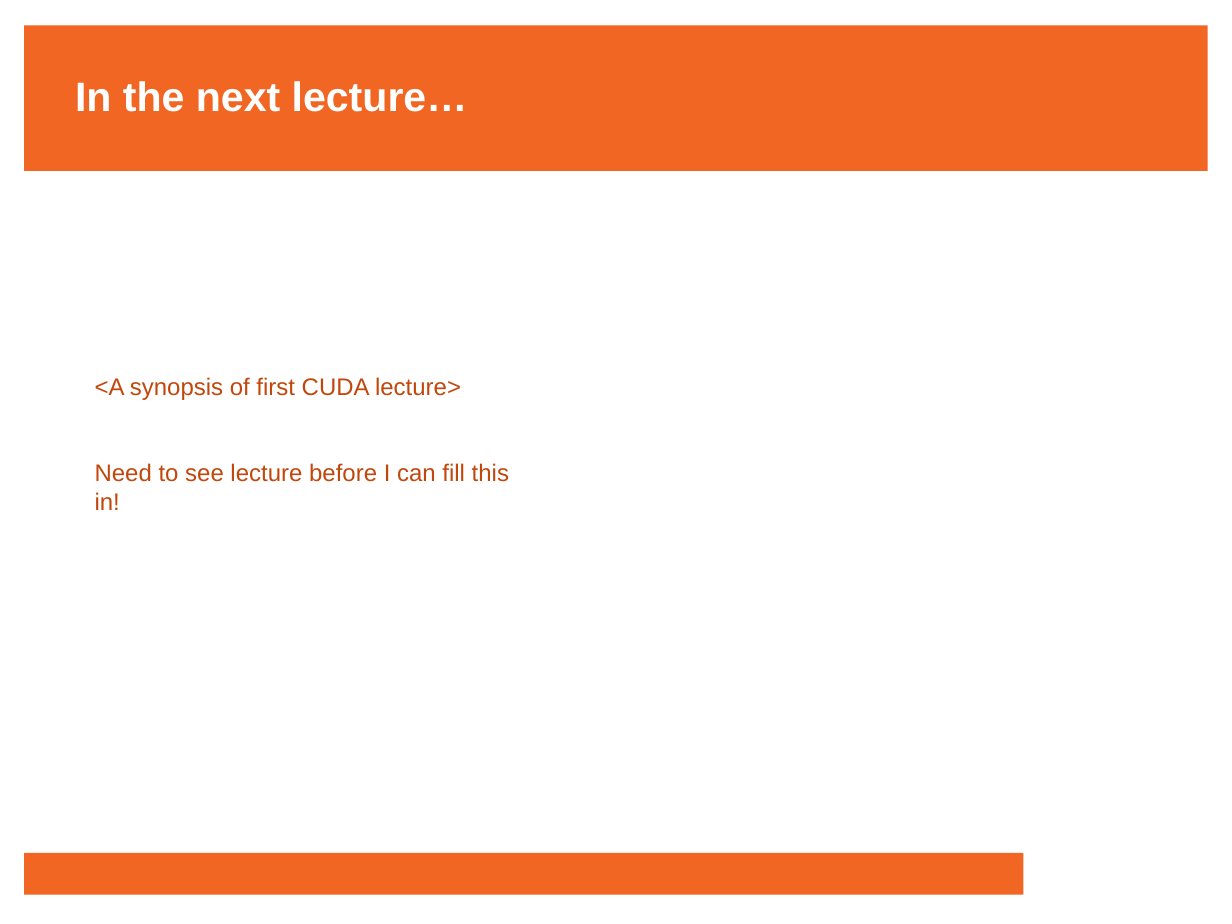
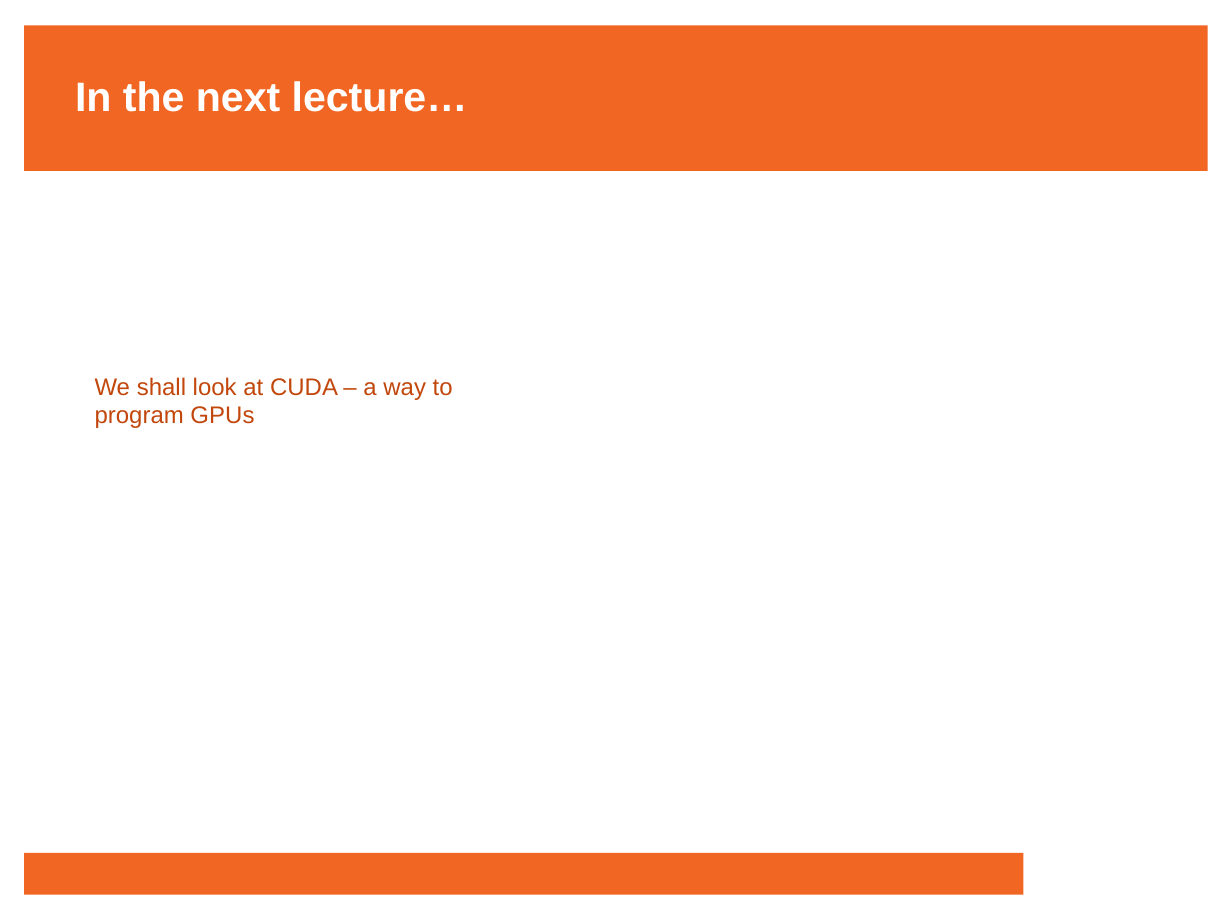
Before and after one commit to francisjudd/CWM-HPC, a slide deck: slide 38 of Lectures/pptx/6_Lecture_six.pptx. Drawn at 1232x924 pixels with LibreOffice and Linux fonts; fonts in the diff are those of the drawing; background and template pictures are left out. Boxes give left, top, right and bottom in pixels: in the first picture for what was removed or moved away, otherwise in the second. Text is boxed around its words. In the diff, an @@ line names an element or a change of style, - is before the commit and + after.

```diff
--- a/Lectures/pptx/6_Lecture_six.pptx
+++ b/Lectures/pptx/6_Lecture_six.pptx
@@ text at (x1=95, y1=377, x2=453, y2=428): text changed @@
-<A synopsis of first CUDA lecture>
-Need to see lecture before I can fill this in!
+We shall look at CUDA – a way to program GPUs
```
Also in this commit, not shown: 1 other slide changed, 1 other file.
